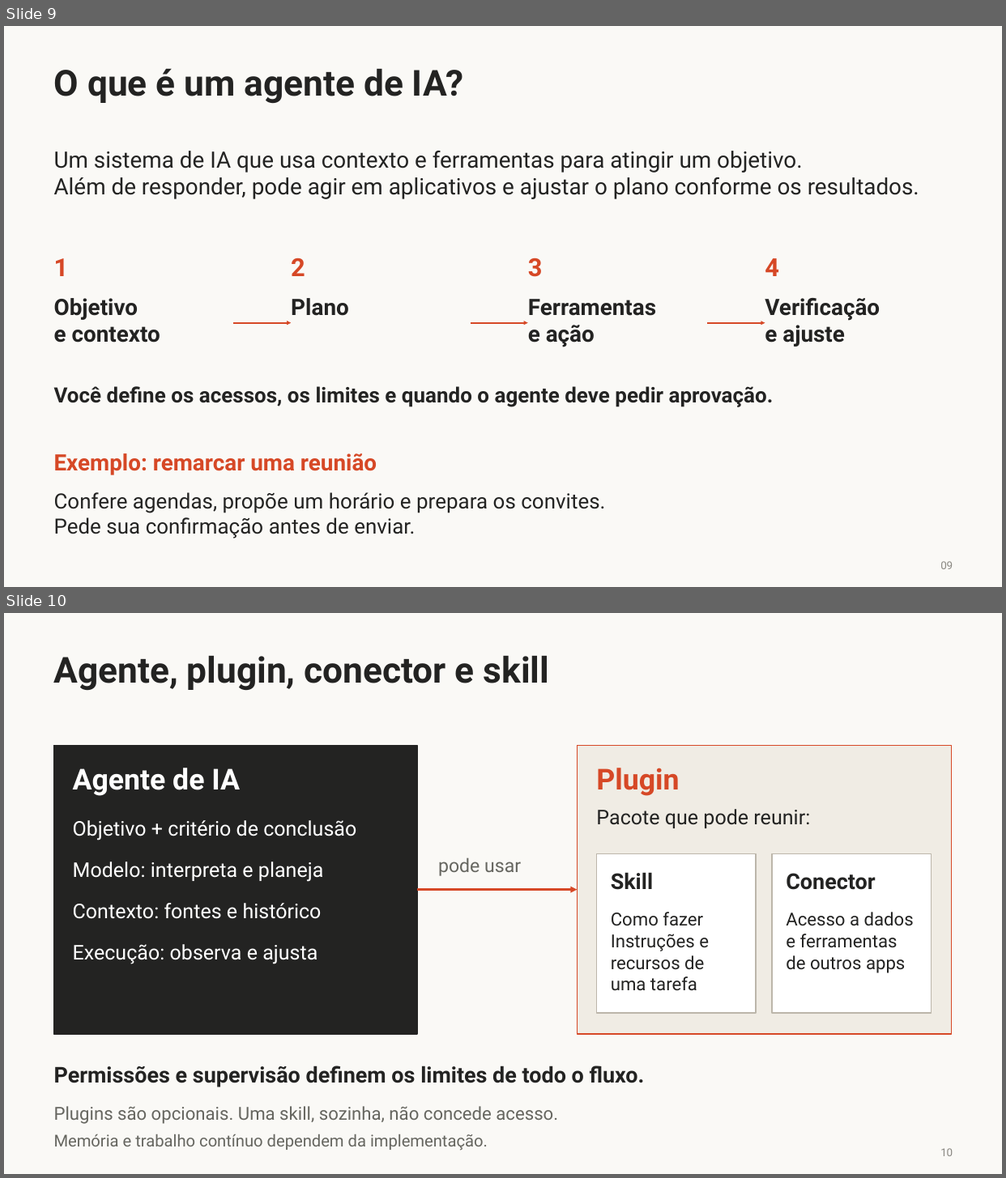
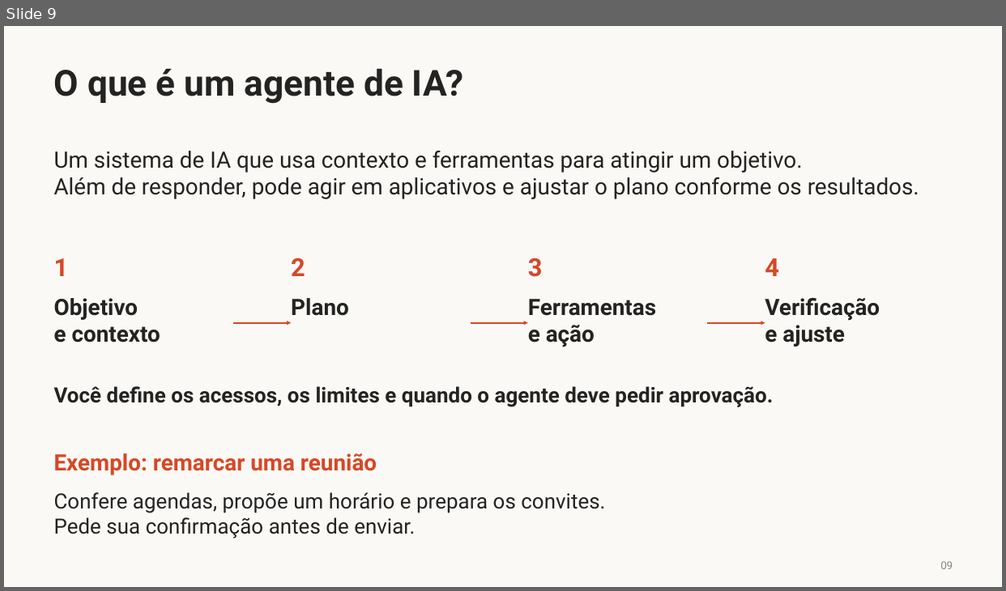
Before and after one commit to LawrenceTeixeira/Secretariado, a slide deck: Lawrence Teixeira - Agentes de IA.pptx. Shown one above the other, each under a label of ours: slides 9 and 10 before the commit, slide 9 after it. The pictures are 1006x1178 and 1006x591 pixels, drawn with LibreOffice and Linux fonts; fonts in the diff are those of the drawing. Boxes give left, top, right and bottom in pixels: in the first picture for what was removed or moved away, otherwise in the second. Text is boxed around its words. In the diff, an @@ line names an element or a change of style, - is before the commit and + after.

Commit message:
Atualiza as demos A1 e A2 para refletir mudanças nos slides e na skill de secretariado; renomeia pastas e ajusta referências a slides e procedimentos. Adiciona informações sobre a demo A3, que agora inclui um caso real. Atualiza README.md para descrever as mudanças nas demos e nos slides, além de esclarecer o uso de dados fictícios e reais.

```diff
--- a/Lawrence Teixeira - Agentes de IA.pptx
+++ b/Lawrence Teixeira - Agentes de IA.pptx
@@ slide 10 removed at box(4, 613, 1002, 1174), background #FAF9F6 @@
@@ text removed at box(54, 655, 550, 691) @@
-Agente, plugin, conector e skill
@@ rectangle removed at box(54, 746, 417, 1033) @@
@@ rectangle removed at box(577, 746, 952, 1033) @@
@@ text removed at box(73, 768, 240, 796) @@
-Agente de IA
@@ text removed at box(596, 768, 679, 796) @@
-Plugin
@@ text removed at box(73, 820, 356, 841) @@
-Objetivo + critério de conclusão
@@ text removed at box(596, 809, 810, 828) @@
-Pacote que pode reunir:
@@ rectangle removed at box(597, 854, 756, 1013) @@
@@ rectangle removed at box(772, 854, 931, 1013) @@
@@ text removed at box(73, 862, 323, 882) @@
-Modelo: interpreta e planeja
@@ text removed at box(438, 858, 521, 876) @@
-pode usar
@@ text removed at box(611, 872, 653, 890) @@
-Skill
@@ text removed at box(786, 873, 875, 890) @@
-Conector
@@ text removed at box(73, 903, 322, 919) @@
-Contexto: fontes e histórico
@@ arrow removed from (417, 890) to (577, 890) @@
@@ text removed at box(611, 912, 709, 991) @@
-Como fazer
-Instruções e
-recursos de
-uma tarefa
@@ text removed at box(786, 912, 914, 973) @@
-Acesso a dados
-e ferramentas
-de outros apps
@@ text removed at box(73, 944, 317, 965) @@
-Execução: observa e ajusta
@@ text removed at box(54, 1066, 645, 1088) @@
-Permissões e supervisão definem os limites de todo o fluxo.
@@ text removed at box(54, 1106, 558, 1124) @@
-Plugins são opcionais. Uma skill, sozinha, não concede acesso.
@@ text removed at box(54, 1135, 488, 1151) @@
-Memória e trabalho contínuo dependem da implementação.
@@ text removed at box(940, 1148, 953, 1157) @@
-10
```
Also in this commit, not shown: 6 slides changed, 1 slide added, 7 other files.
